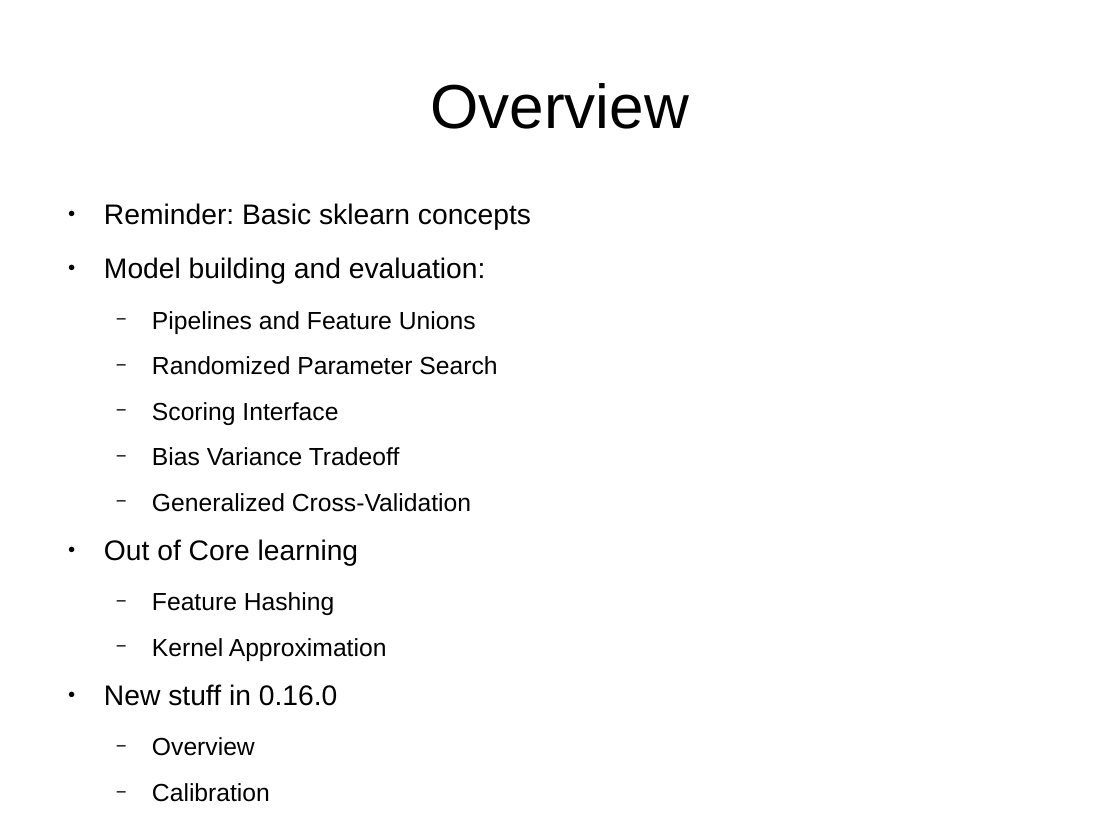
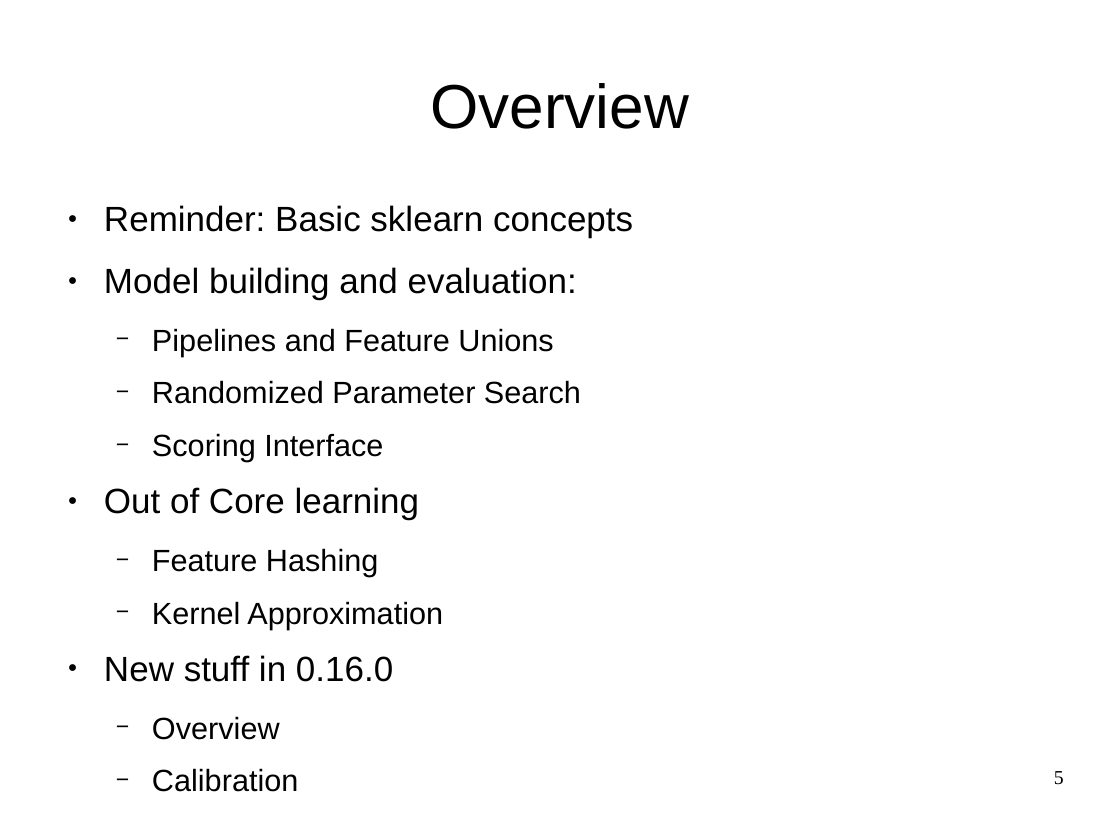
Before and after one commit to amueller/talks_odt, a slide deck: slide 5 of nyc-open-data-2015-andvanced-sklearn.odp. Drawn at 1120x840 pixels with LibreOffice and Linux fonts; fonts in the diff are those of the drawing. Boxes give left, top, right and bottom in pixels: in the first picture for what was removed or moved away, otherwise in the second. Text is boxed around its words. In the diff, an @@ line names an element or a change of style, - is before the commit and + after.

```diff
--- a/nyc-open-data-2015-andvanced-sklearn.odp
+++ b/nyc-open-data-2015-andvanced-sklearn.odp
@@ text "Reminder: Basic sklearn concepts" at [104, 205, 633, 682]: size 20 to 24.8 pt in "Reminder: Basic sklearn concepts", "Model building and evaluation:", "Out of Core learning", "New stuff in 0.16.0"; size 17.5 to 21.7 pt in "Pipelines and Feature Unions", "Randomized Parameter Search", "Scoring Interface", "Feature Hashing" and 3 more places @@
@@ text at [152, 447, 471, 512]: paragraphs removed @@
-  − Bias Variance Tradeoff
-  − Generalized Cross-Validation
@@ page number added at [1054, 771, 1064, 785], 14 pt, text #000000 @@
+5
```
Also in this commit, not shown: 58 other slides changed, 1 slide added, 5 slides removed.
